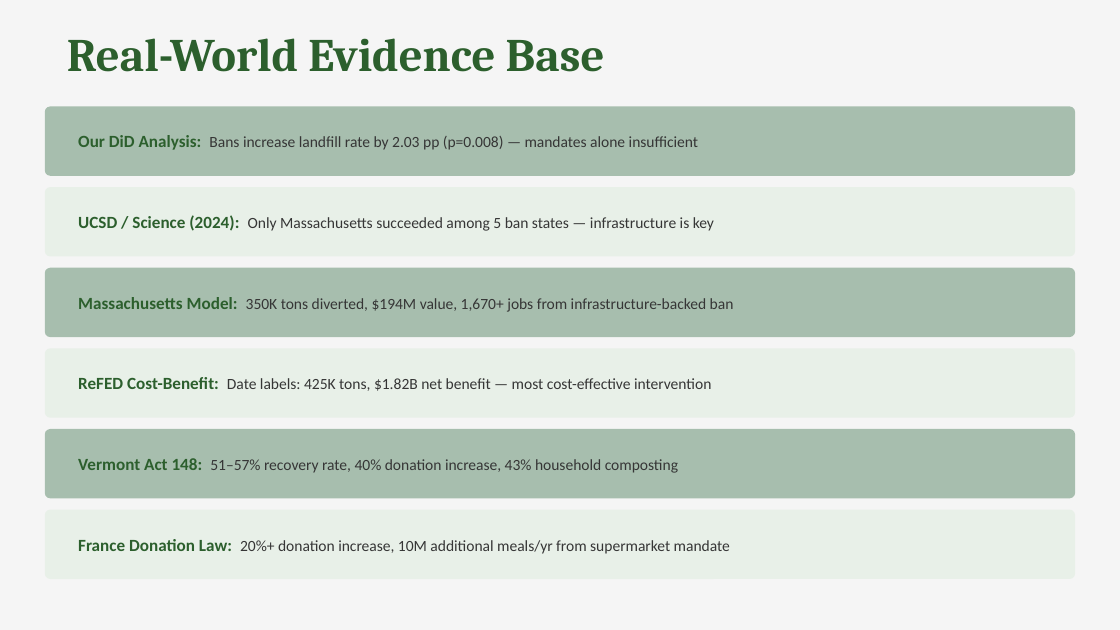
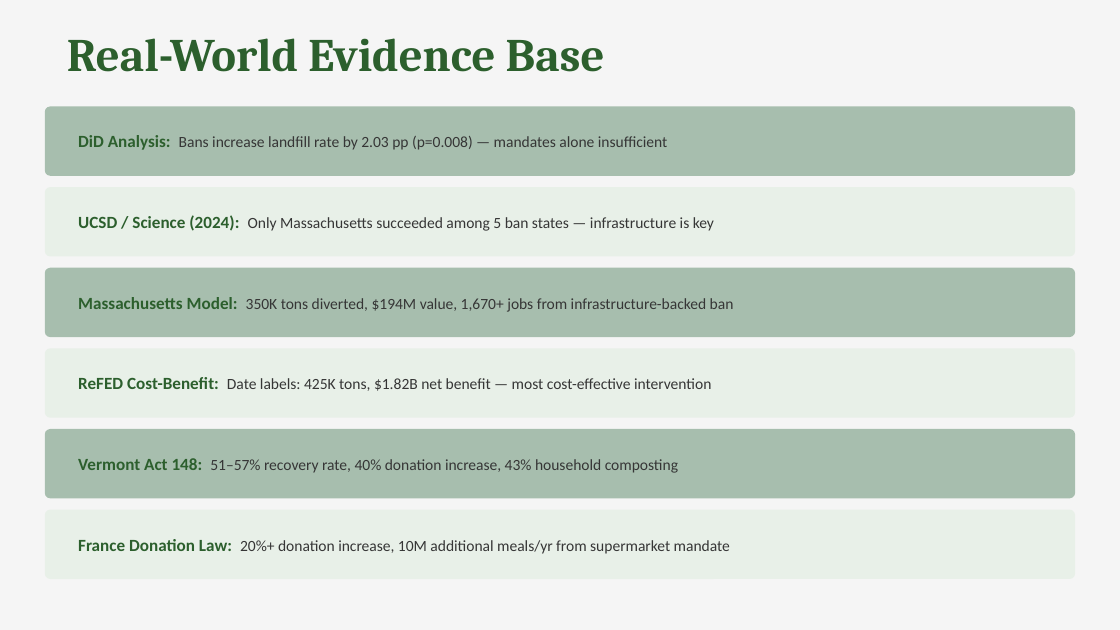
Before and after one commit to Asbetos/Datathon-Spring-2026, a slide deck: slide 16 of outputs/final/presentation.pptx. Drawn at 1120x630 pixels with LibreOffice and Linux fonts; fonts in the diff are those of the drawing. Boxes give left, top, right and bottom in pixels: in the first picture for what was removed or moved away, otherwise in the second. Text is boxed around its words. In the diff, an @@ line names an element or a change of style, - is before the commit and + after.

```diff
--- a/outputs/final/presentation.pptx
+++ b/outputs/final/presentation.pptx
@@ text at [78, 135, 667, 150]: text changed @@
-Our DiD Analysis: Bans increase landfill rate by 2.03 pp (p=0.008) — mandates alone insufficient
+DiD Analysis: Bans increase landfill rate by 2.03 pp (p=0.008) — mandates alone insufficient
```
Also in this commit, not shown: 10 other slides changed.
